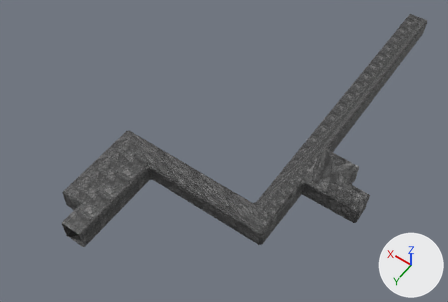
The Blender file dark_mantle/models/locations/location1.blend: old version first, new version second.
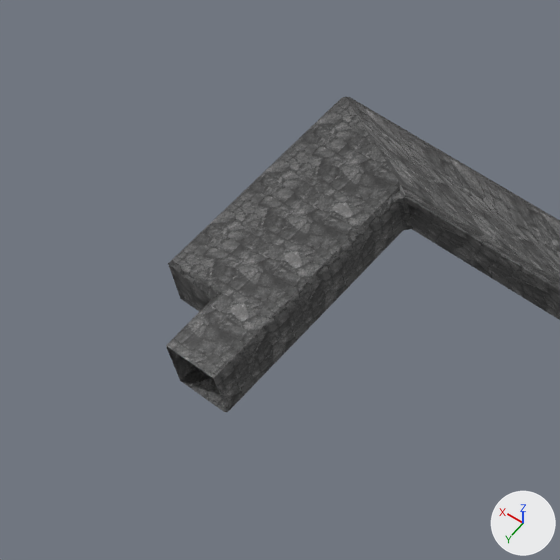
Old and new are each drawn whole from a 50 mm lens placed at (-12.51, 41.0, 41.51), pointed at (6.68, 14.13, -0.7) and again close up on the part from 0% to 46% of the width and 31% to 100% of the height. The axes (+X, +Y, +Z) are drawn at lower right. The lights are the same throughout.
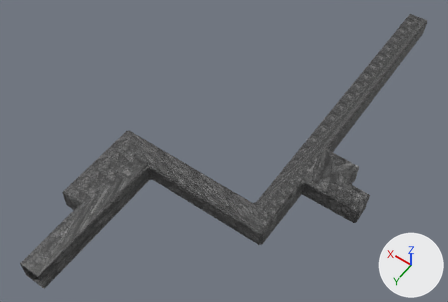
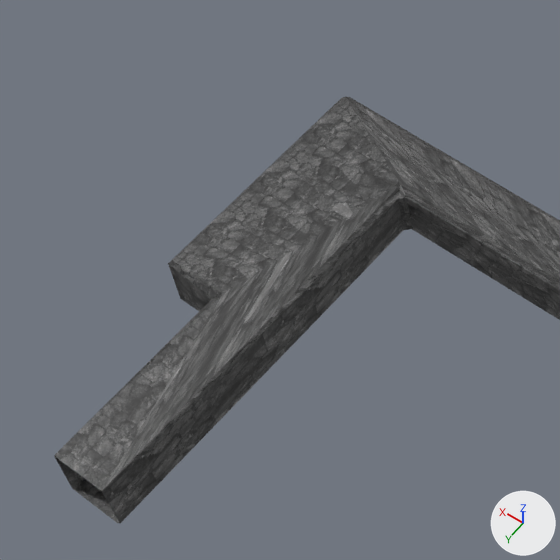
What the commit changed:
me_cube_001 is used by ob_cube; location (0.0, 0.0, 0.0).
Before the commit, vertices of me_cube_001: 106 (10.2, 28.0, 1.0), 107 (10.0, 28.0, 0.8), 108 (10.0, 28.0, -0.8), 109 (10.2, 28.0, -1.0), 110 (12.0, 28.0, 0.8).
Before the commit, vertices of me_cube_001: 111 (11.8, 28.0, 1.0), 112 (11.8, 28.0, -1.0), 113 (12.0, 28.0, -0.8).
me_cube_001 had 136 vertices, 145 faces and spanned x -6.0..14.0, y -10.0..28.0, z -1.0..1.0.
me_cube_001 now has 136 vertices, 145 faces and spans x -6.0..14.0, y -10.0..32.2, z -1.0..1.0.
Part 1, on me_cube_001:
Vertices 106 to 113 of me_cube_001 move by (0.0, 4.2, 0.0).
me_cube_001 part 2: texture (UV) coordinates of 9 of 145 faces, centred in x -0.9..12.0, y 19.9..27.1, z -1.0..1.0, changed; they spanned u -0.37..0.74, v -1.77..2.78 and now span u -0.64..1.22, v -2.35..2.11.

What differs and where, as boxes [x1, y1, x2, y2] in the close-ups (560 x 560 px; the box of a moved part takes in the faces that stretch with it):
'Cube', reshaped
    before: [166, 97, 560, 412]
    after: [54, 97, 560, 523]
part 1 of me_cube_001, moved or reshaped
    before: [166, 199, 398, 412]
    after: [54, 199, 403, 523]
